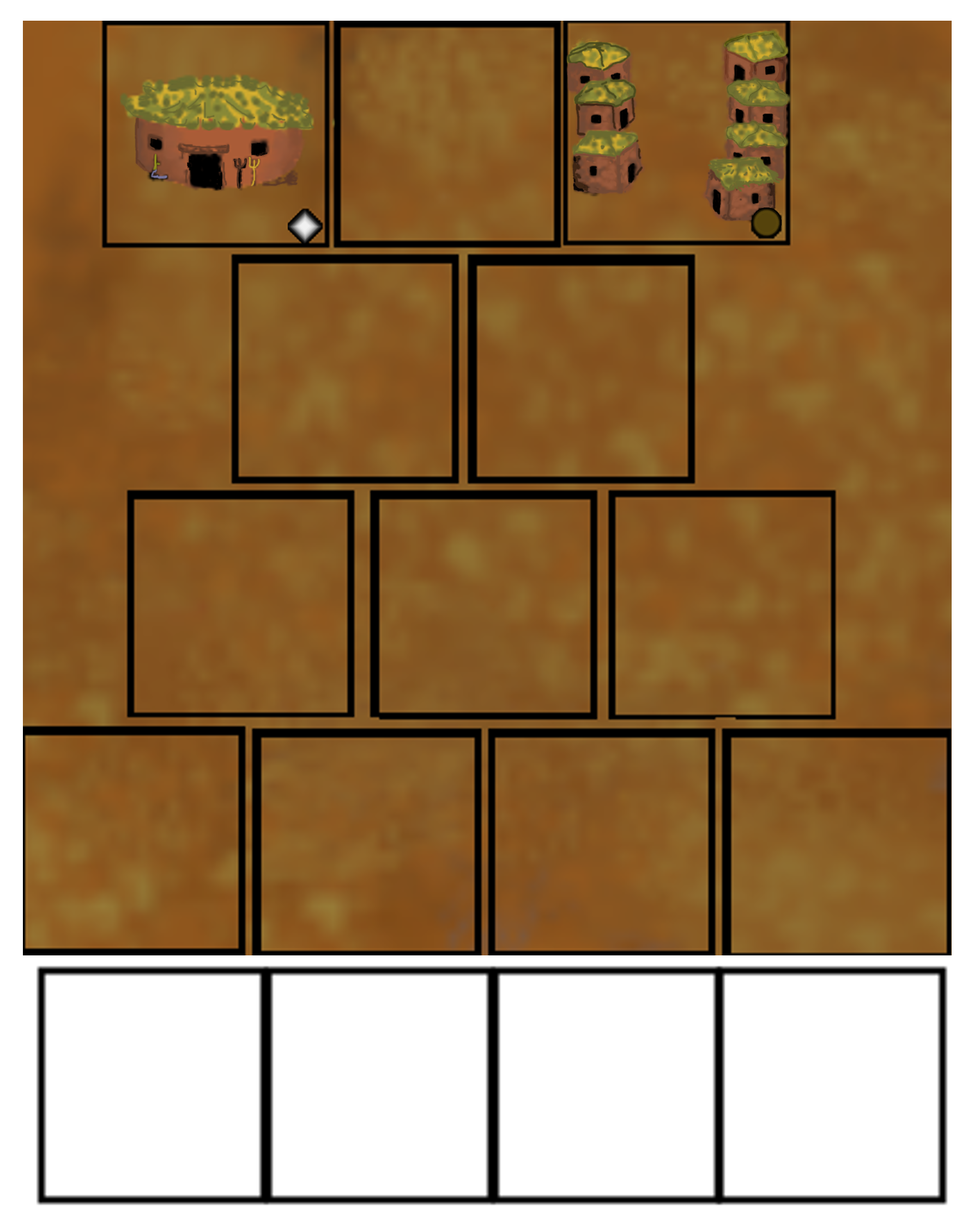
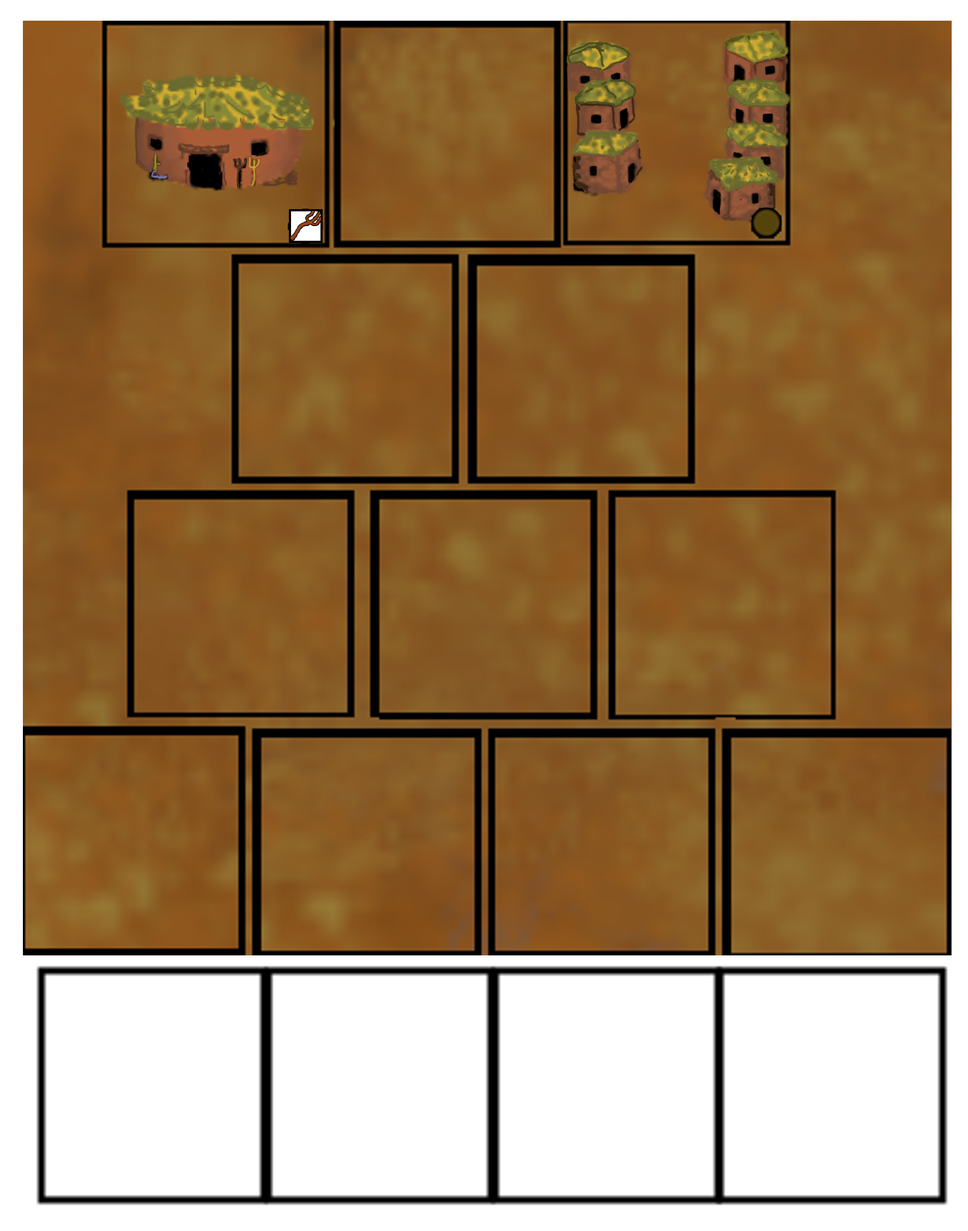
The second 968px x 1231px image is a revision of the first. Changes to its layers:
painted on "Capa pegada" over [288, 209, 323, 243]
